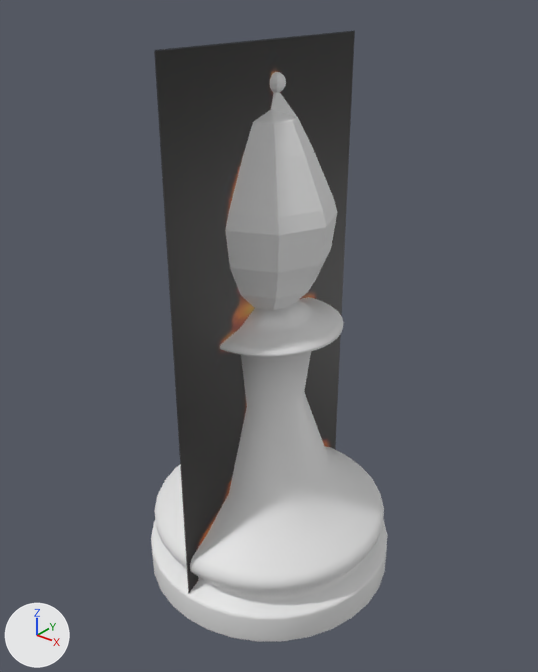
The Blender file Excercises/bishop.blend, before and after one commit.
Before and after are seen from a 50 mm lens placed at (0.047, -0.0588, 0.0675), pointed at (0.0, 0.0, 0.031). The lights are fixed; the arrows at lower left show +X, +Y and +Z.

Objects in the first picture: 'Cylinder', 'Staunton Bishop'.
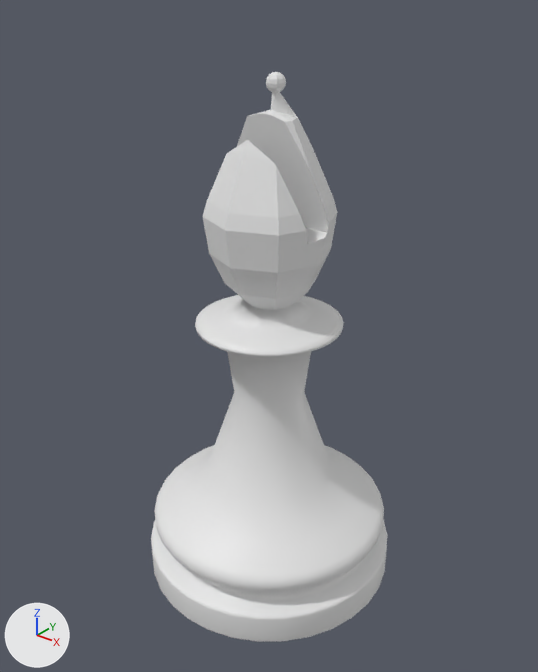
Commit message: Chess | Board | Bishop | Boolean

Scene script edits in JSON lines:
```json
{"op": "add", "block": "me_cube", "code": ["me_cube = bpy.data.meshes.new('Cube')", "me_cube.from_pydata(...)  # a box spanning x -1.0..1.0, y -1.0..1.0, z -1.0..1.0"]}
{"op": "add", "block": "ob_cylinder", "code": "_m = ob_cylinder.modifiers.new('Boolean', 'BOOLEAN')"}
{"op": "add", "block": "ob_cylinder", "code": "_m.object = ob_cube"}
{"op": "add", "block": "ob_cylinder", "code": "_m.solver = 'FLOAT'"}
{"op": "add", "block": "ob_staunton_bishop", "code": "ob_staunton_bishop.hide_set(True)"}
{"op": "add", "block": "ob_cube", "code": ["ob_cube = bpy.data.objects.new('Cube', me_cube)", "ob_cube.location = (0.0, -0.00129, 0.0503)", "ob_cube.rotation_euler = (0.177, 0.0, -0.0149)  # degrees (10, 0, -0.9)", "ob_cube.scale = (-0.0113, 0.00148, 0.00662)", "ob_cube.hide_set(True)  # wire or fog, not drawn"]}
```

Pixel boxes (x1, y1, x2, y2) of what changed, in the pictures (538 x 672 px):
```json
{"object": "Cylinder", "change": "modifiers changed", "before": [151, 72, 387, 642], "after": [151, 72, 387, 642]}
{"object": "Staunton Bishop", "change": "hidden", "before": [154, 30, 355, 594], "on screen": "black"}
```
